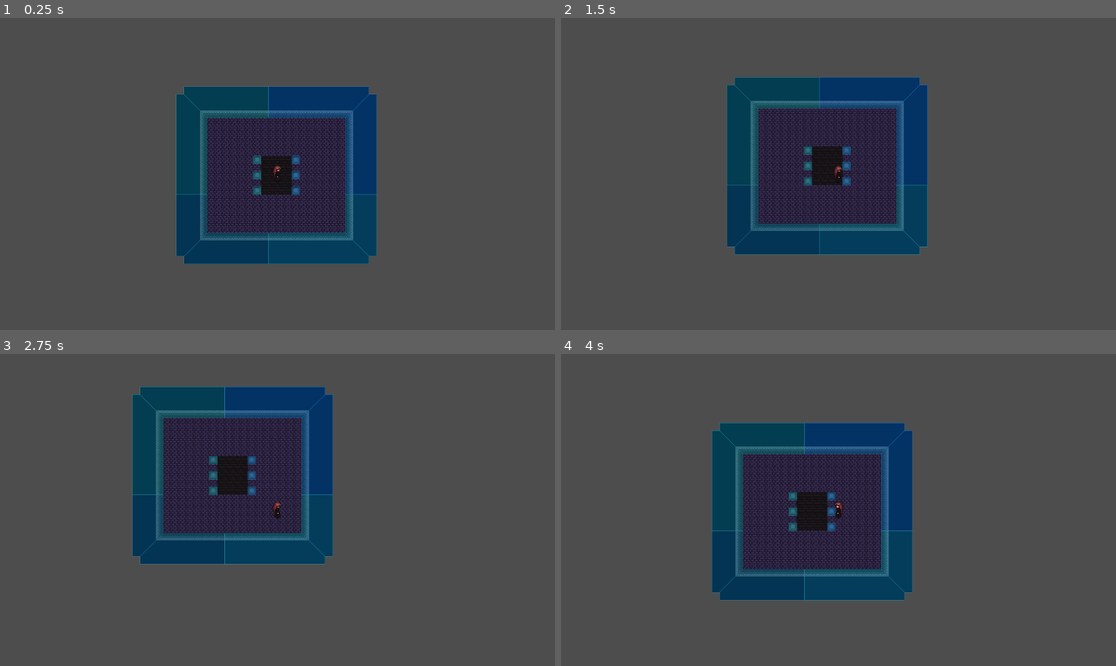
Above: before the commit, frames 1-4 (two rows, left to right).
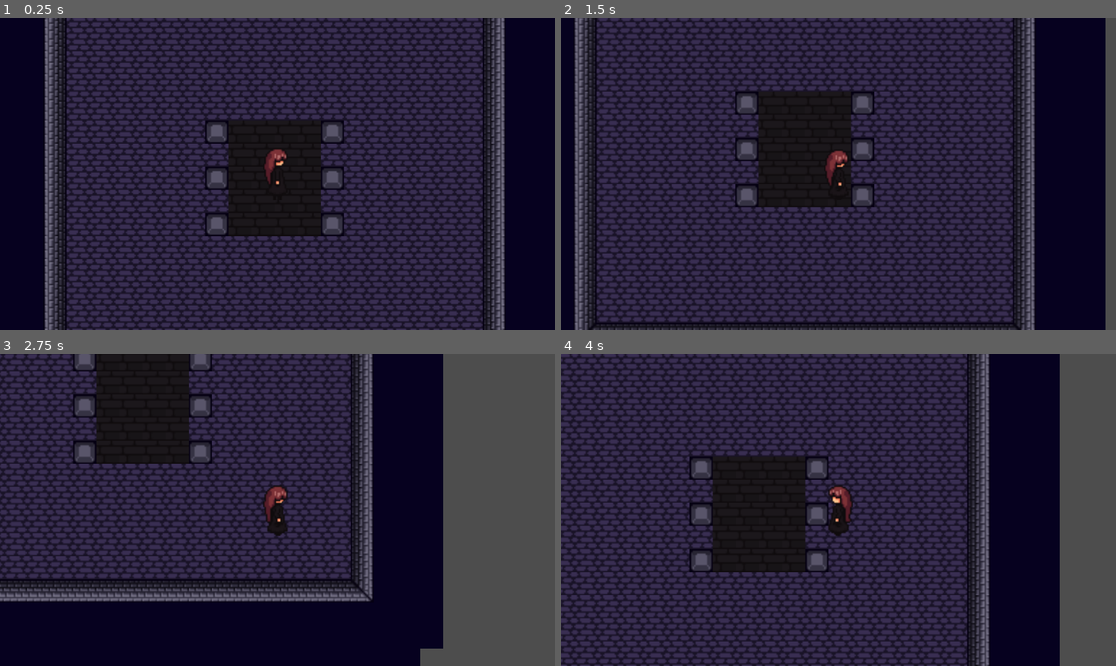
Above: after the commit, the same moments.

Repository: shreyasaga2011-lang/daydream
Game: Godot game, scene res://main.tscn
Two runs of this game, one before a commit and one after it. Both use one fixed random seed, a clock stepped at 60 frames per second and the inputs below.
Inputs:
- Up to frame 1 (0.25 s): no input
- Up to frame 2 (1.5 s): tap Enter at 0.5 s; hold Right (ui_right) 0.53-1.28 s; hold Down (ui_down) from 1.28 s (still down)
- Up to frame 3 (2.75 s): release Down (ui_down) at 2.03 s; hold Right (ui_right) from 2.03 s (still down)
- Up to frame 4 (4 s): release Right (ui_right) at 2.78 s; hold Up (ui_up) 2.78-3.53 s; hold Left (ui_left) from 3.53 s (still down)

The runs differ from the first frame. In frame 1, 95% of the frame differs, in the area x 0-100%, y 0-100%; in frame 2, 92%; in frame 3, 72%; in frame 4, 85%.

Commit message:
YESSS VANMOSSS

Diff:
--- a/main.tscn
+++ b/main.tscn
@@ -19,6 +19,7 @@
 [node name="Camera2D" type="Camera2D" parent="CharacterBody2D"]
 visibility_layer = 3
 z_index = 1
+zoom = Vector2(3, 3)
 
 [node name="CollisionShape2D2" type="CollisionShape2D" parent="CharacterBody2D"]
 position = Vector2(0, 5.5)
@@ -35,4 +36,4 @@
 collision_enabled = false
 
 [node name="TileMapLayer2" parent="." instance=ExtResource("4_1bvp3")]
-use_kinematic_bodies = true
+collision_visibility_mode = 0
--- a/tileBackground.tscn
+++ b/tileBackground.tscn
@@ -1048,4 +1048,3 @@
 position = Vector2(36, 18)
 tile_map_data = PackedByteArray("AAD9//r/AAABAAEAAAD9//v/AAABAAEAAAD9//z/AAABAAEAAAD9//3/AAABAAEAAAD9//7/AAABAAEAAAD9// …(9424 unchanged characters)…
 tile_set = SubResource("TileSet_duvjo")
-collision_visibility_mode = 1
